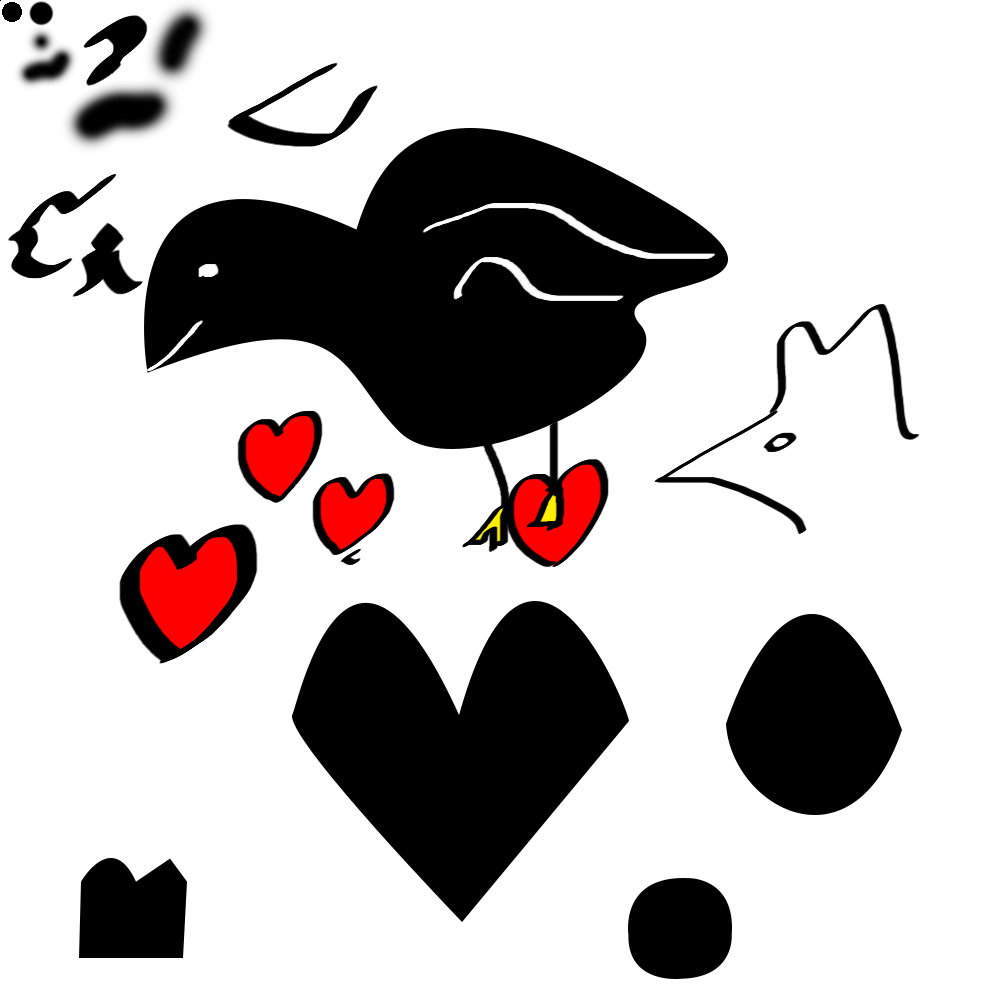
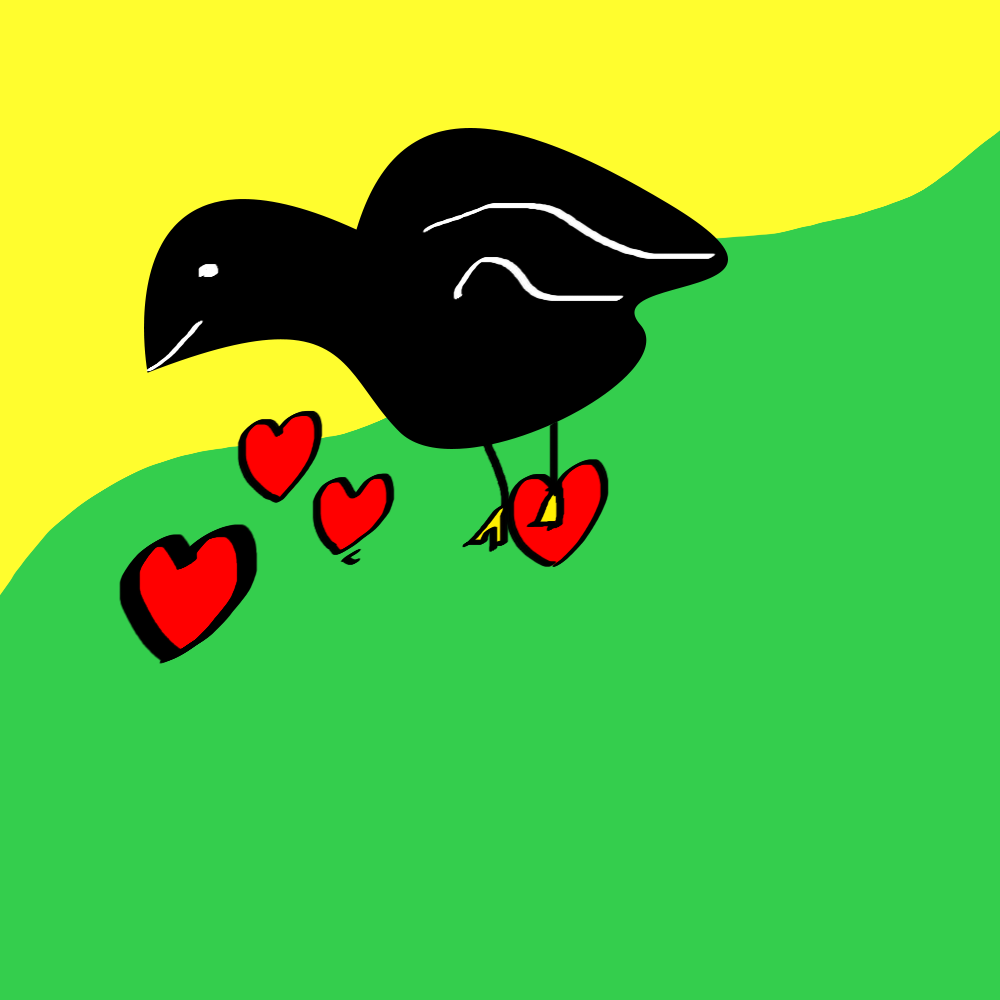
Layer changes from the first 1000x1000 image to the second:
painted on "Layer 2" over [654, 303, 920, 535]
painted on "Layer 1" over [0, 0, 379, 297]
removed layer "Shape 2" over [292, 601, 629, 922]
removed layer "Shape 5" over [79, 858, 187, 958]
removed layer "Shape 4" over [628, 878, 732, 979]
removed layer "Shape 3" over [726, 614, 902, 815]
added layer "Layer 5" above "Layer 6" over [0, 130, 1000, 1000]
added layer "Layer 6" over [0, 0, 1000, 1000]
